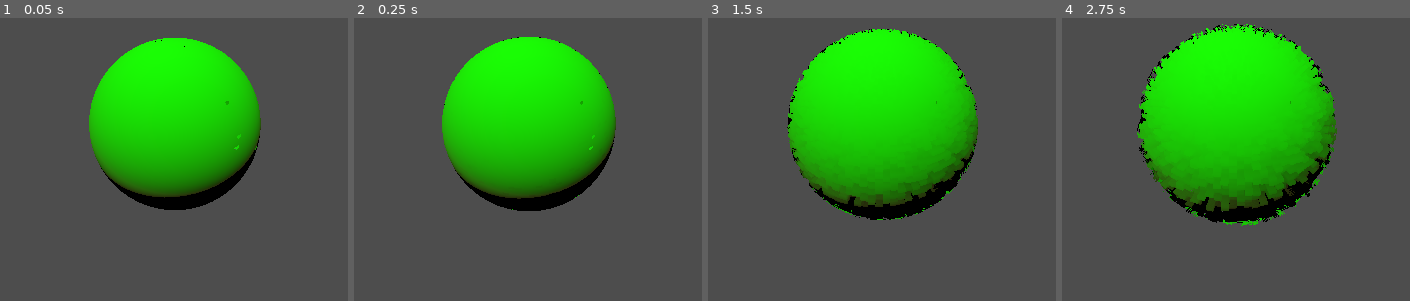
Above: before the commit, frames 1-4 (left to right).
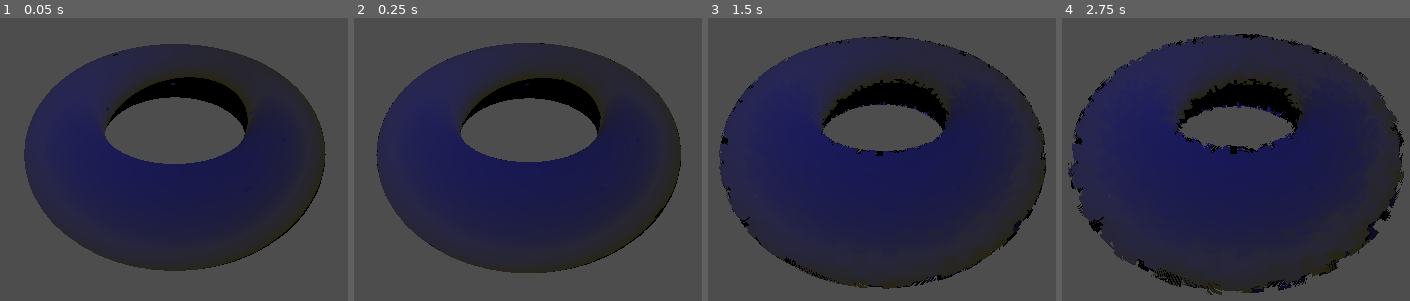
Above: after the commit, the same moments.

Repository: Neokoldstudio/shell-texturing
Game: Godot game, scene res://testScene.tscn
The game is run twice, just before and just after one commit, with the same random seed, the same clock (stepped at 60 frames per second) and the same inputs.
Inputs:
- Up to frame 1 (0.05 s): no input
- Up to frame 2 (0.25 s): no input
- Up to frame 3 (1.5 s): no input
- Up to frame 4 (2.75 s): no input

The runs differ from the first frame. In frame 1, 55% of the frame differs, in the area x 6-94%, y 7-90%; in frame 2, 57%; in frame 3, 66%; in frame 4, 69%, in the area x 1-99%, y 2-98%.

Commit message:
fixed weird offset

Diff:
--- a/Shell.gdshader
+++ b/Shell.gdshader
@@ -14,8 +14,8 @@
 void vertex(){
 	float shellHeight = _ShellIndex / _ShellCount;
 	// Place vertex code here.
-	shellHeight = pow(_ShellDistanceAttenuation, shellHeight);
-	VERTEX.xyz += NORMAL.xyz * _ShellLength * shellHeight;
+	//shellHeight = pow(_ShellDistanceAttenuation, shellHeight);
+	VERTEX.xyz += NORMAL.xyz * shellHeight * _ShellLength;
 	NORMAL = normalize((VIEW_MATRIX * vec4(VERTEX,0.0)).xyz);
 }
 
@@ -27,7 +27,7 @@
 	float h = _ShellIndex / _ShellCount;
 
 	if(rng>h){
-		ALBEDO = vec3(0.0,1.0,0.0);
+		ALBEDO = vec3(0.0,0.0,1.0);
 	}
 	else{
 		discard;
--- a/shells.tscn
+++ b/shells.tscn
@@ -2,17 +2,17 @@
 
 [ext_resource type="Shader" path="res://Shell.gdshader" id="1_uiu8l"]
 
-[sub_resource type="SphereMesh" id="SphereMesh_lekyx"]
+[sub_resource type="TorusMesh" id="TorusMesh_m85dr"]
 
 [sub_resource type="ShaderMaterial" id="ShaderMaterial_xtcc6"]
 render_priority = 0
 shader = ExtResource("1_uiu8l")
 shader_parameter/_Dentsity = 100.0
-shader_parameter/_ShellIndex = 0.0
+shader_parameter/_ShellIndex = 15.0
 shader_parameter/_ShellCount = 16.0
-shader_parameter/_ShellLength = 0.01
+shader_parameter/_ShellLength = 0.1
 shader_parameter/_ShellDistanceAttenuation = 2.0
 
 [node name="Shells" type="MeshInstance3D"]
-mesh = SubResource("SphereMesh_lekyx")
+mesh = SubResource("TorusMesh_m85dr")
 surface_material_override/0 = SubResource("ShaderMaterial_xtcc6")
